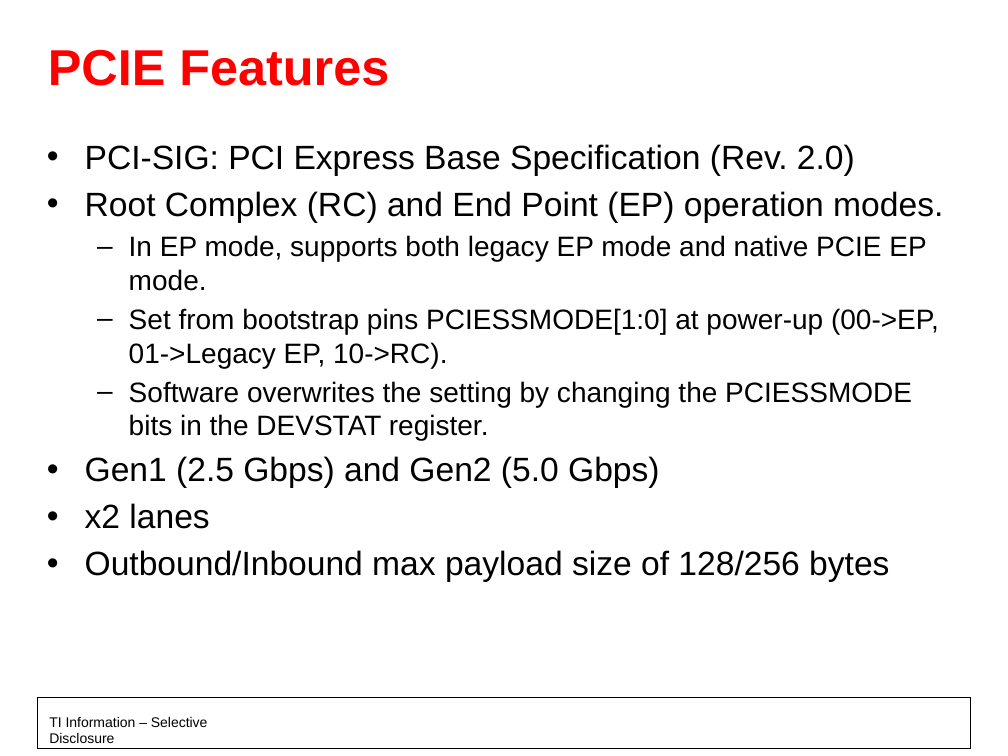
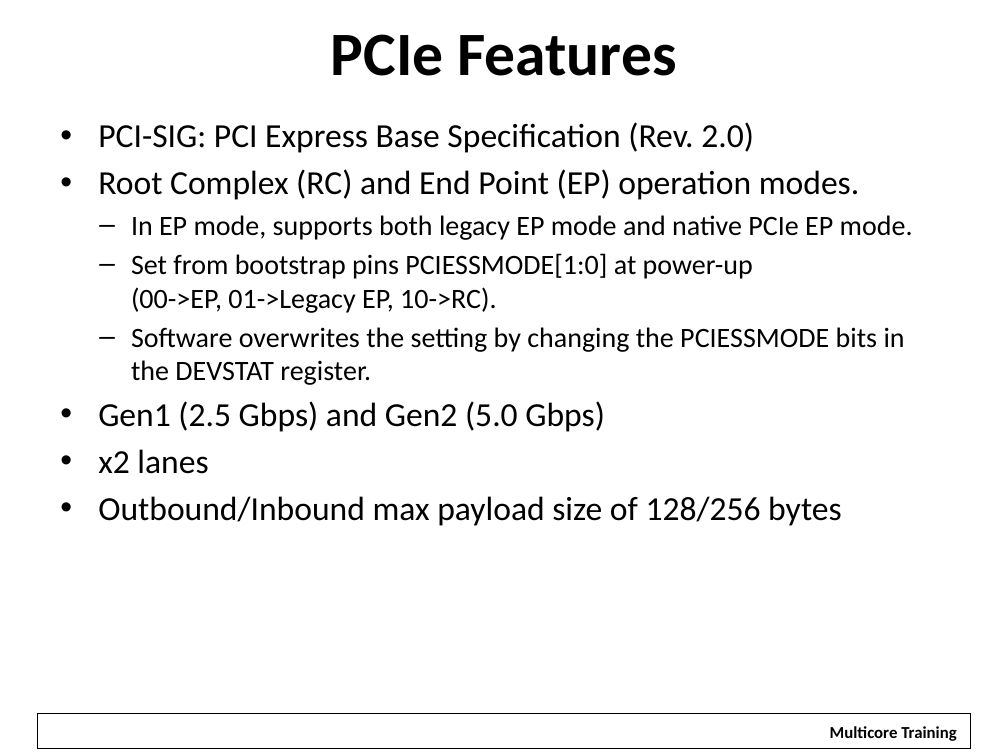
Before and after one commit to hari1989/keystone-workshop, a slide deck: slide 6 of slides/KeyStone PCI Express.pptx. Drawn at 1008x756 pixels with LibreOffice and Linux fonts; fonts in the diff are those of the drawing; background and template pictures are left out. Boxes give left, top, right and bottom in pixels: in the first picture for what was removed or moved away, otherwise in the second. Text is boxed around its words. In the diff, an @@ line names an element or a change of style, - is before the commit and + after.

Commit message:
updates for the Ottawa training

```diff
--- a/slides/KeyStone PCI Express.pptx
+++ b/slides/KeyStone PCI Express.pptx
@@ title at box(331, 34, 676, 76): text changed; size 36 to 44 pt; font Arial to Calibri; text colour #FF0000 to #000000 @@
-PCIE Features
+PCIe Features
@@ text "PCI-SIG: PCI Express Base Specification ...": place and size @@
-text "PCI-SIG: PCI Express Base Specification ..." at box(85, 144, 943, 582)
+text "PCI-SIG: PCI Express Base Specification ..." at box(98, 122, 913, 526)
@@ text at box(98, 122, 905, 526): font Arial to Calibri in "PCI-SIG: PCI Express Base Specification (Rev. 2.0)", "Root Complex (RC) and End Point (EP) ...", "Set from bootstrap pins PCIESSMODE[1:0] at power-up ...", "Software overwrites the setting by changing the ..." and 3 more places; indent changed @@
@@ text at box(131, 215, 913, 240): text changed; font Arial to Calibri @@
-  – In EP mode, supports both legacy EP mode and native PCIE EP mode.
+  – In EP mode, supports both legacy EP mode and native PCIe EP mode.
@@ rectangle: place and size @@
-rectangle at box(37, 698, 971, 749)
+rectangle at box(37, 714, 971, 749)
@@ text removed at box(49, 717, 208, 743) @@
-TI Information – Selective Disclosure
@@ rectangle added at box(818, 717, 968, 747), fill #FFFFFF, 12 pt, text #000000, bold @@
+Multicore Training
```
Also in this commit, not shown: 21 other slides changed, 1 slide added, 6 other files.
